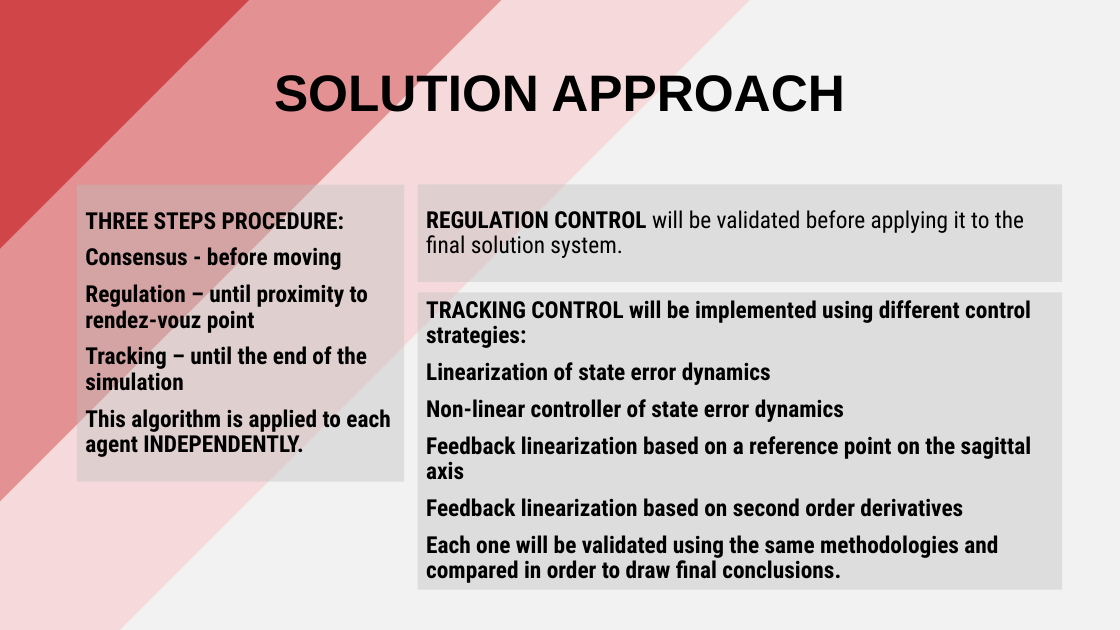
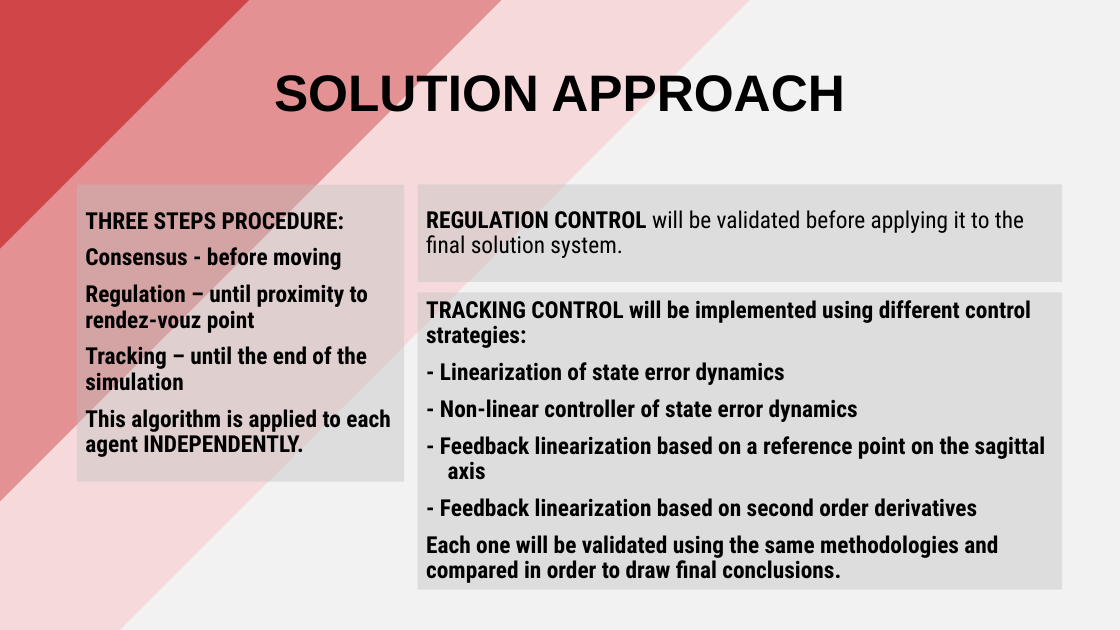
Before and after one commit to PippoGot/R-C2, a slide deck: slide 3 of documentation/presentation.pptx. Drawn at 1120x630 pixels with LibreOffice and Linux fonts; fonts in the diff are those of the drawing. Boxes give left, top, right and bottom in pixels: in the first picture for what was removed or moved away, otherwise in the second. Text is boxed around its words. In the diff, an @@ line names an element or a change of style, - is before the commit and + after.

```diff
--- a/documentation/presentation.pptx
+++ b/documentation/presentation.pptx
@@ text in rectangle at (440,362,1045,517): text changed @@
-Linearization of state error dynamics
-Non-linear controller of state error dynamics
-Feedback linearization based on a reference point on the sagittal axis
-Feedback linearization based on second order derivatives
+- Linearization of state error dynamics
+- Non-linear controller of state error dynamics
+- Feedback linearization based on a reference point on the sagittal axis
+- Feedback linearization based on second order derivatives
```
Also in this commit, not shown: 6 other slides changed.
